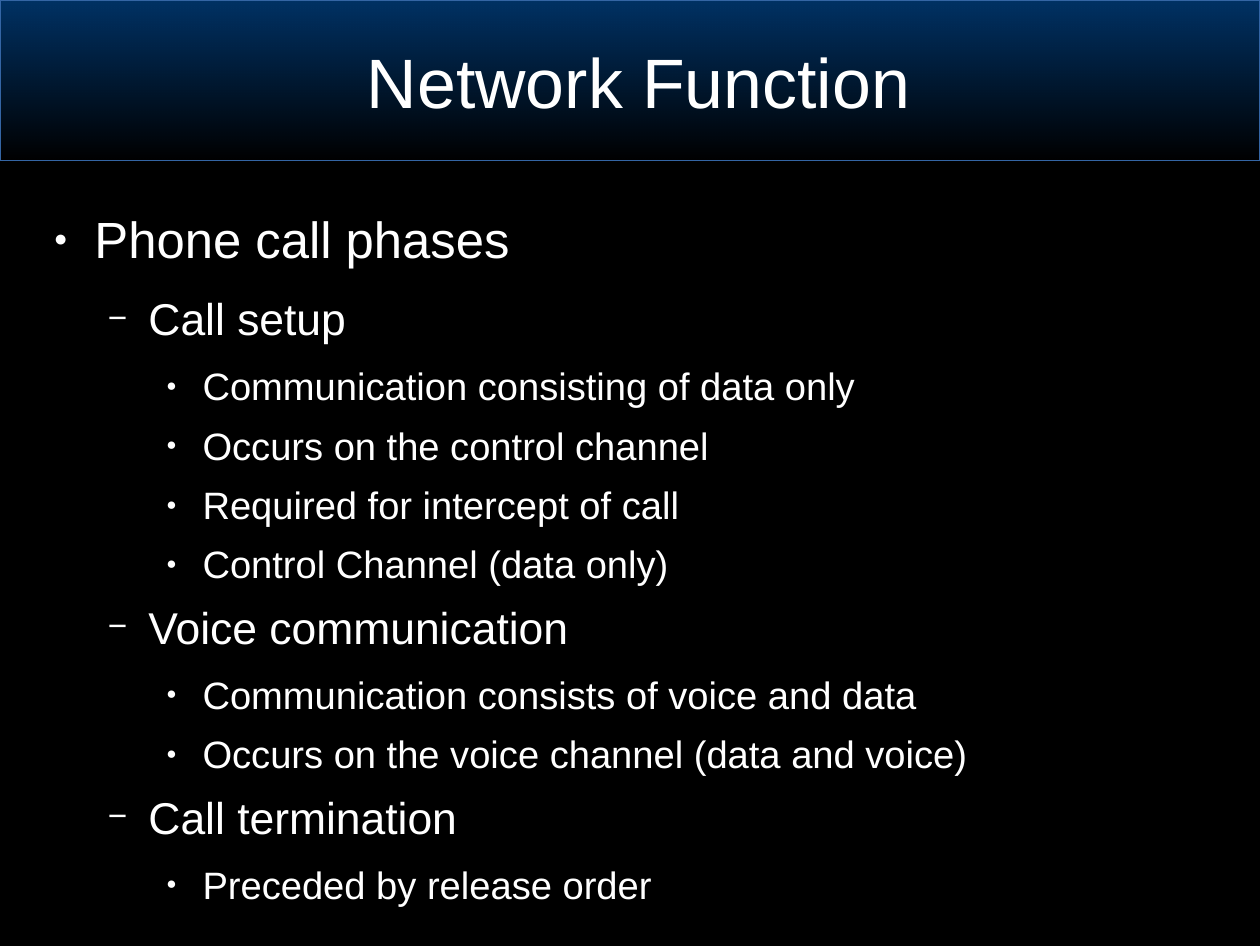
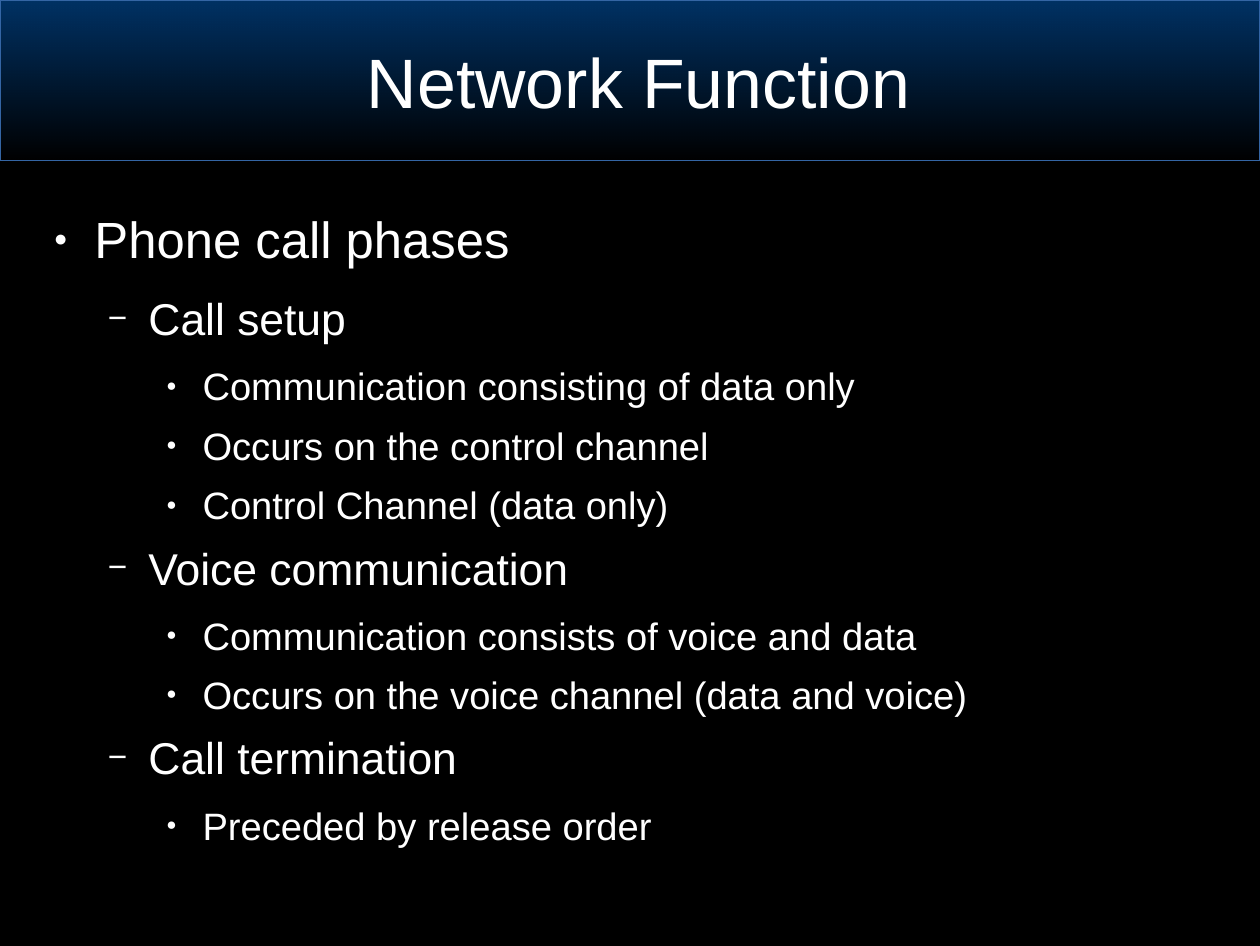
Before and after one commit to joeblankenship1/Cellular, a slide deck: slide 50 of IntroCellularComm.odp. Drawn at 1260x946 pixels with LibreOffice and Linux fonts; fonts in the diff are those of the drawing; background and template pictures are left out. Boxes give left, top, right and bottom in pixels: in the first picture for what was removed or moved away, otherwise in the second. Text is boxed around its words. In the diff, an @@ line names an element or a change of style, - is before the commit and + after.

Commit message:
updates

```diff
--- a/IntroCellularComm.odp
+++ b/IntroCellularComm.odp
@@ text at [203,491,679,527]: paragraph removed @@
-    ● Required for intercept of call
```
